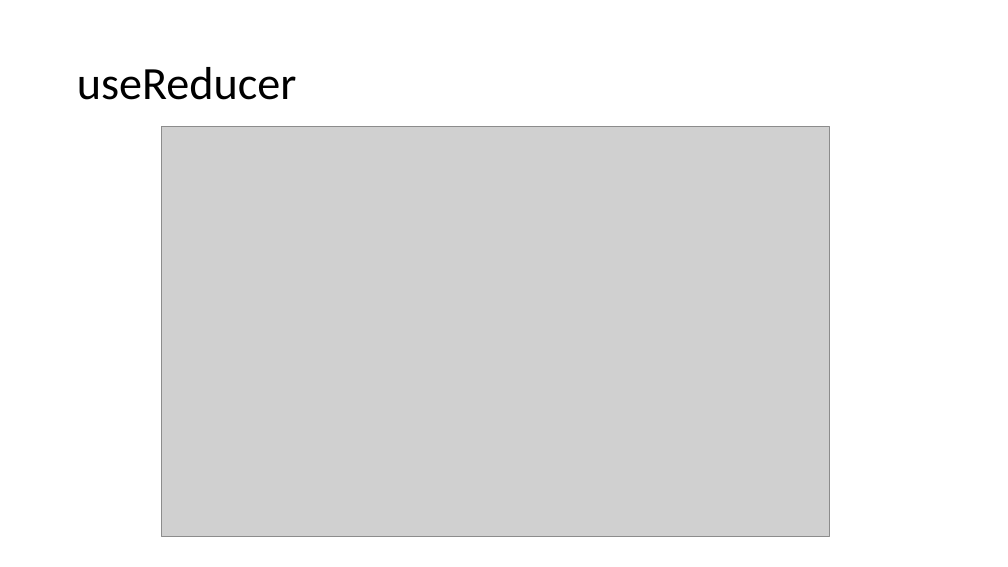
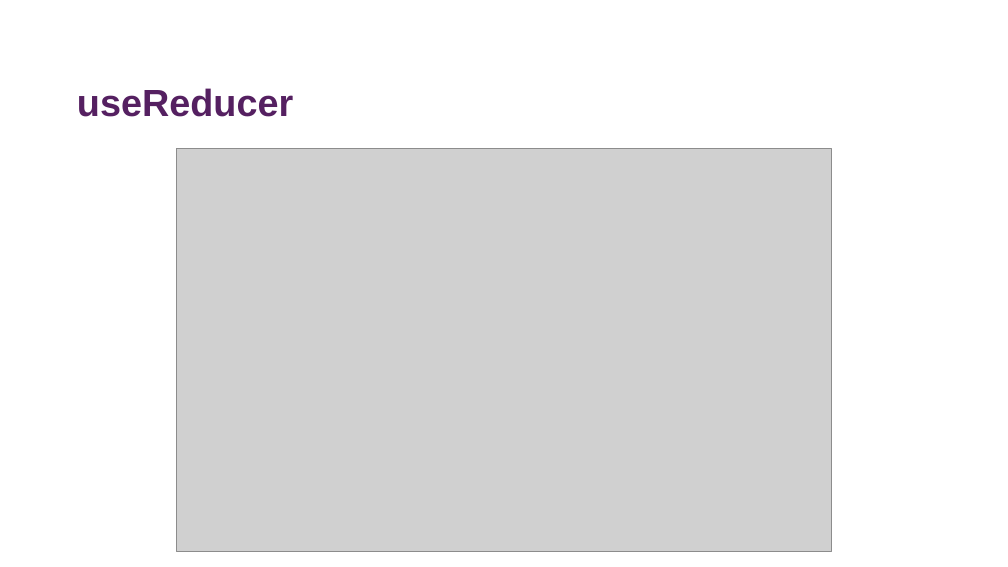
Before and after one commit to davidlambl/Lunch-and-Learns, a slide deck: slide 11 of Powerpoint Deck/React-State-Management.pptx. Drawn at 1008x567 pixels with LibreOffice and Linux fonts; fonts in the diff are those of the drawing; grey boxes stand for pictures. Boxes give left, top, right and bottom in pixels: in the first picture for what was removed or moved away, otherwise in the second. Text is boxed around its words. In the diff, an @@ line names an element or a change of style, - is before the commit and + after.

```diff
--- a/Powerpoint Deck/React-State-Management.pptx
+++ b/Powerpoint Deck/React-State-Management.pptx
@@ title "useReducer": place and size @@
-title "useReducer" at <box>77,67,297,100</box>
+title "useReducer" at <box>77,88,293,117</box>
@@ title "useReducer" at <box>77,88,293,117</box>: size 44 to 36 pt, font Calibri to Arial, text colour #000000 to #552061, bold on; vertical alignment middle to top @@
@@ picture: place and size @@
-picture at <box>162,127,830,538</box>
+picture at <box>176,149,832,552</box>
```
Also in this commit, not shown: 5 other slides changed, 3 slides added, 2 slides removed, 23 other files.
